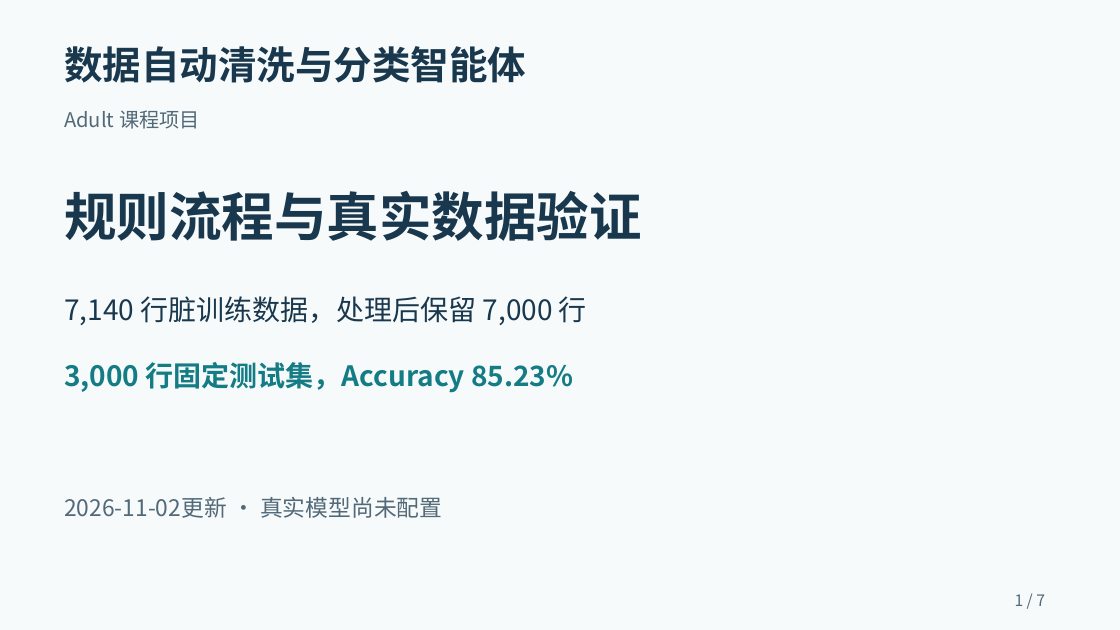
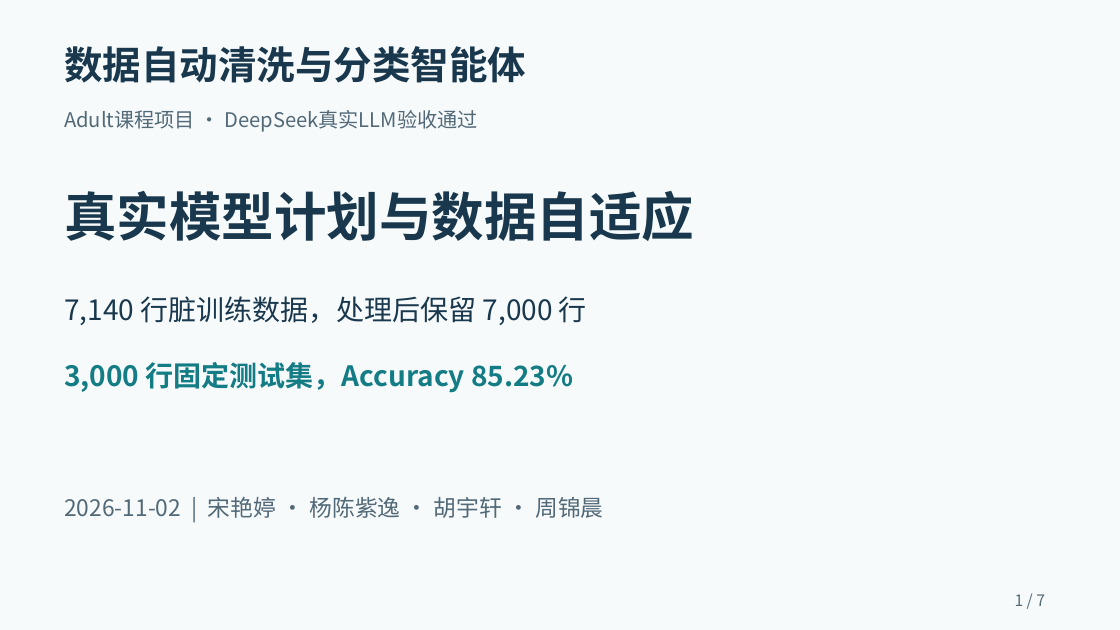
Before and after one commit to 2026-XJTU-UG-DM-Assignment-10/data_agent_course, a slide deck: slide 1 of docs/presentation.pptx. Drawn at 1120x630 pixels with LibreOffice and Linux fonts; fonts in the diff are those of the drawing. Boxes give left, top, right and bottom in pixels: in the first picture for what was removed or moved away, otherwise in the second. Text is boxed around its words. In the diff, an @@ line names an element or a change of style, - is before the commit and + after.

```diff
--- a/docs/presentation.pptx
+++ b/docs/presentation.pptx
@@ text at bbox=[64, 110, 477, 132]: text changed @@
-Adult 课程项目
+Adult课程项目 · DeepSeek真实LLM验收通过
@@ text at bbox=[64, 191, 694, 241]: text changed @@
-规则流程与真实数据验证
+真实模型计划与数据自适应
@@ text at bbox=[64, 497, 603, 518]: text changed @@
-2026-11-02更新 · 真实模型尚未配置
+2026-11-02 | 宋艳婷 · 杨陈紫逸 · 胡宇轩 · 周锦晨
```
Also in this commit, not shown: 5 other slides changed, 1 slide added, 1 slide removed, 20 other files.
